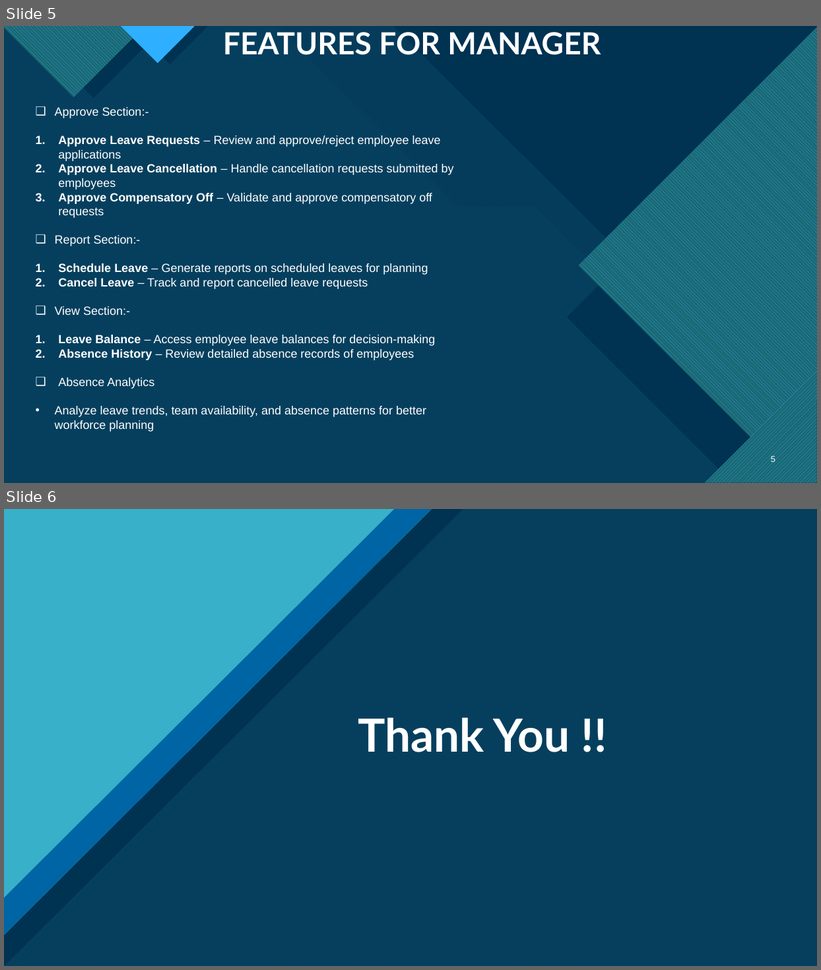
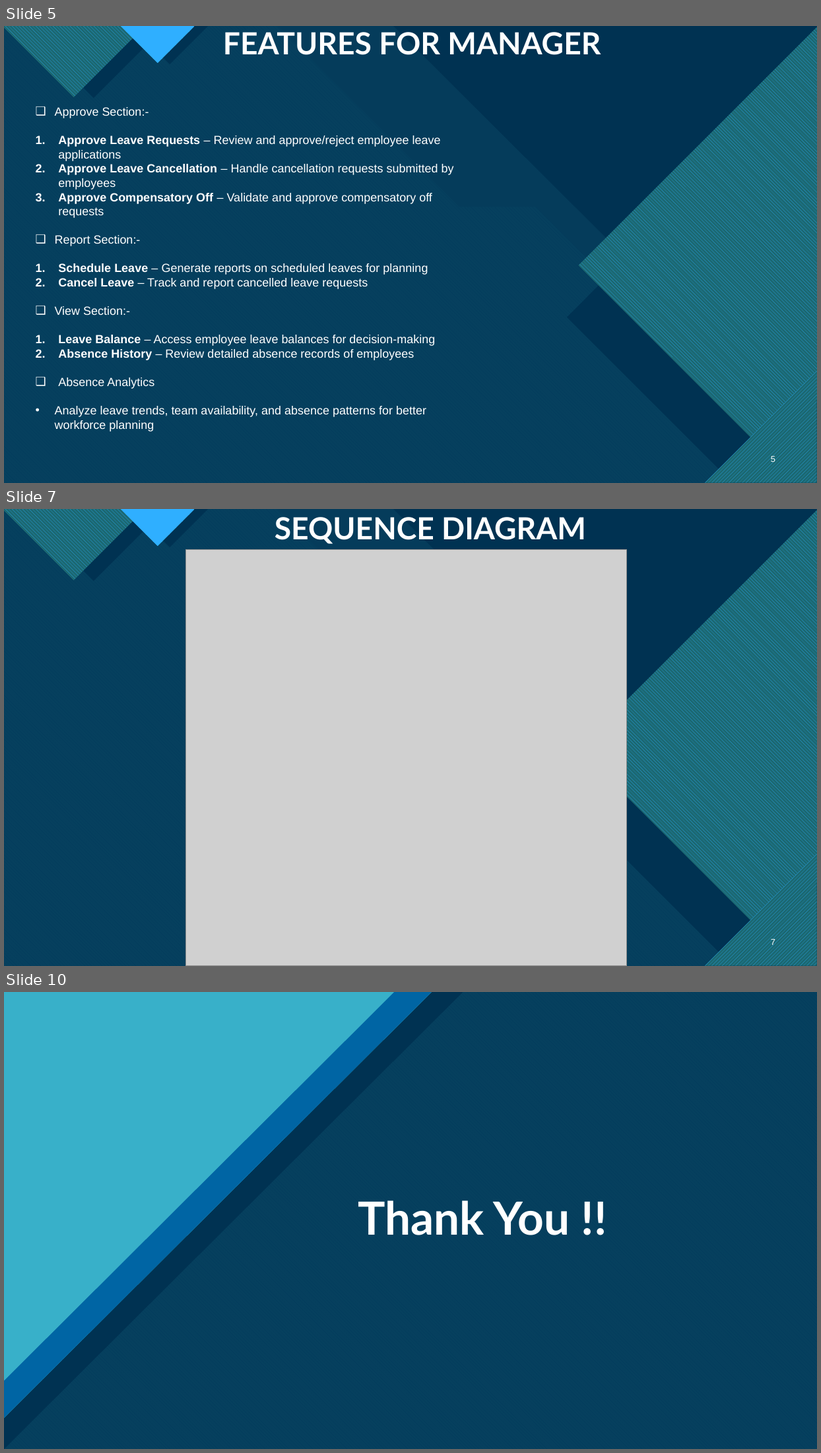
Before and after one commit to SahilShiravale/LRMS, a slide deck: LEAVE REQUEST MANAGEMENT SYSTEM.pptx. Shown one above the other, each under a label of ours: slides 5 and 6 before the commit, slides 5, 7 and 10 after it; the slides between them are not shown. The pictures are 821x970 and 821x1453 pixels, drawn with LibreOffice and Linux fonts; fonts in the diff are those of the drawing; grey boxes stand for pictures. Boxes give left, top, right and bottom in pixels: in the first picture for what was removed or moved away, otherwise in the second. Text is boxed around its words. In the diff, an @@ line names an element or a change of style, - is before the commit and + after.

```diff
--- a/LEAVE REQUEST MANAGEMENT SYSTEM.pptx
+++ b/LEAVE REQUEST MANAGEMENT SYSTEM.pptx
@@ slide 7 added at box(4, 509, 817, 966), background #FFFFFF; not listed: 22 template elements that a slide beside it also shows @@
@@ title added at box(275, 517, 586, 544), 36 pt, text #FFFFFF, bold @@
+SEQUENCE DIAGRAM
@@ picture added at box(186, 549, 628, 966) @@
@@ page number added at box(771, 939, 776, 947), 10 pt, text #FFFFFF @@
+7
@@ what was slide 6 is now slide 10 @@
```
Also in this commit, not shown: 3 other slides added.
